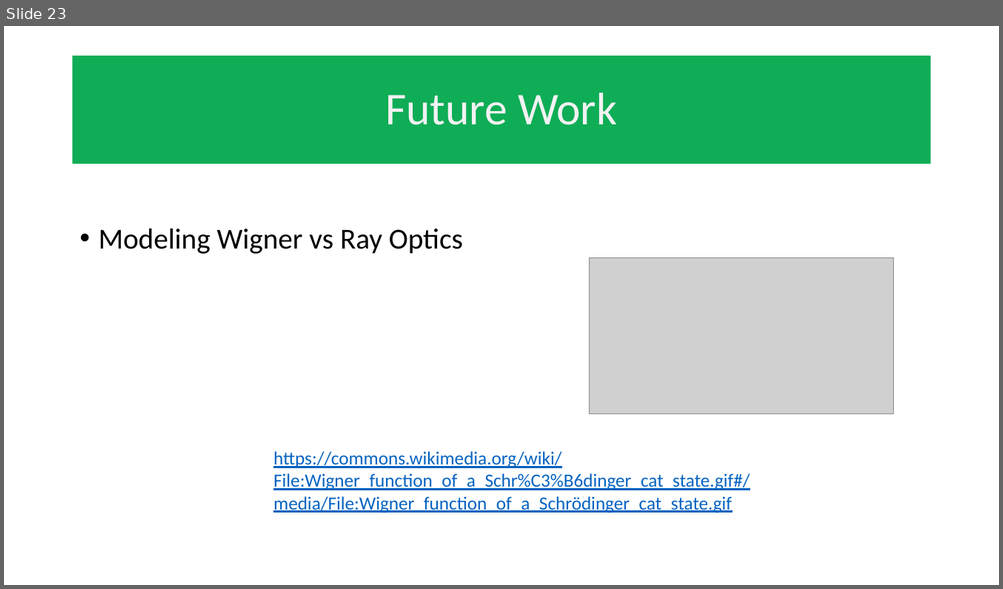
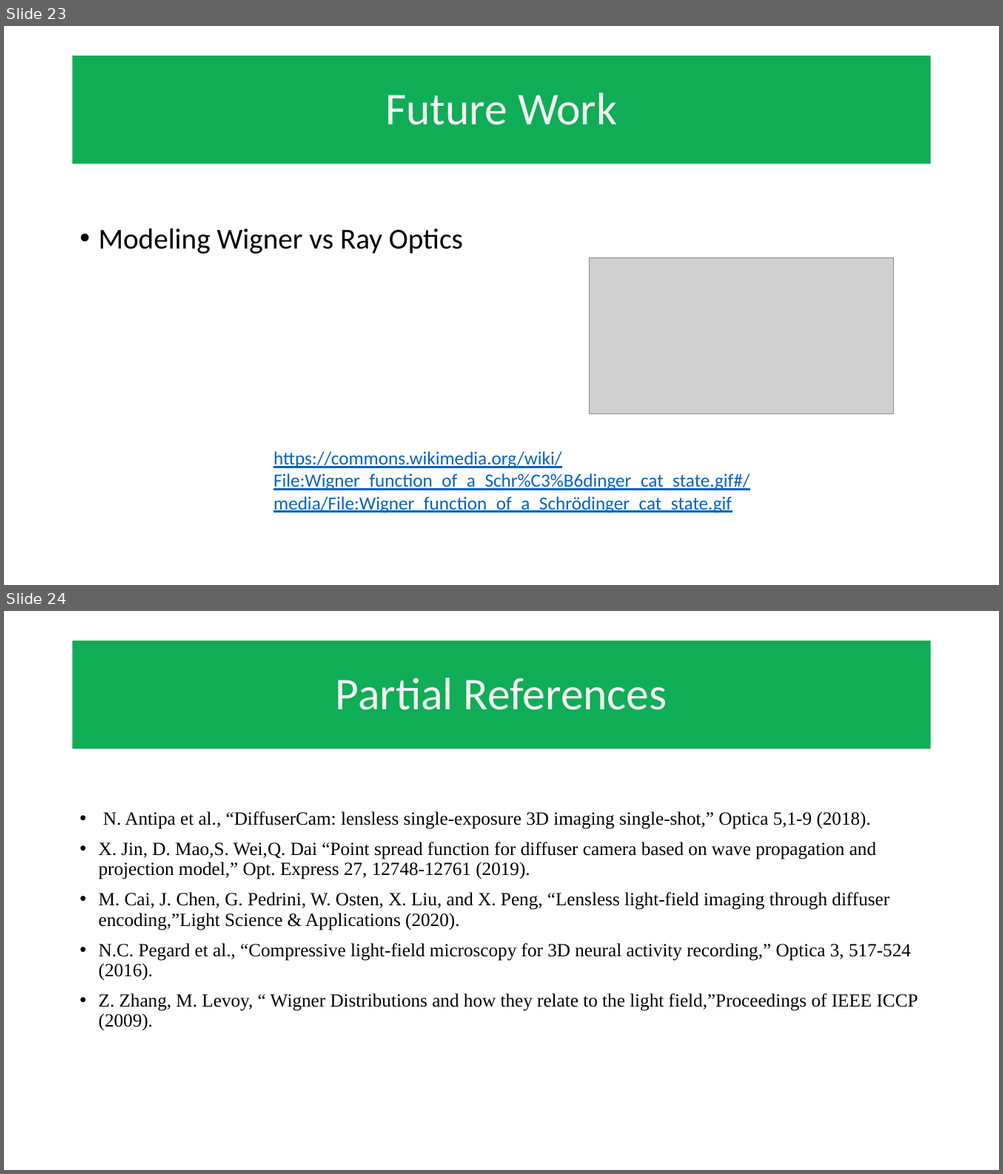
Before and after one commit to mathFPGAseek/und_eecs590_F21, a slide deck: diffuser_cam_20211202_rev1.pptx. Shown one above the other, each under a label of ours: slide 23 before the commit, slides 23 and 24 after it. The pictures are 1003x589 and 1003x1174 pixels, drawn with LibreOffice and Linux fonts; fonts in the diff are those of the drawing; grey boxes stand for pictures; background and template pictures are left out. Boxes give left, top, right and bottom in pixels: in the first picture for what was removed or moved away, otherwise in the second. Text is boxed around its words. In the diff, an @@ line names an element or a change of style, - is before the commit and + after.

```diff
--- a/diffuser_cam_20211202_rev1.pptx
+++ b/diffuser_cam_20211202_rev1.pptx
@@ slide 24 added at (4, 611, 999, 1170), background #FFFFFF @@
@@ title added at (73, 641, 930, 749), fill #0FAD56, 44 pt, text #F2F2F2 @@
+Partial References
@@ text added at (99, 812, 918, 1031), 18 pt, text #000000 @@
+• N. Antipa et al., “DiffuserCam: lensless single-exposure 3D imaging single-shot,” Optica 5,1-9 (2018).
+• X. Jin, D. Mao,S. Wei,Q. Dai “Point spread function for diffuser camera based on wave propagation and projection model,” Opt. Express 27, 12748-12761 (2019).
+• M. Cai, J. Chen, G. Pedrini, W. Osten, X. Liu, and X. Peng, “Lensless light-field imaging through diffuser encoding,”Light Science & Applications (2020).
+• N.C. Pegard et al., “Compressive light-field microscopy for 3D neural activity recording,” Optica 3, 517-524 (2016).
+• Z. Zhang, M. Levoy, “ Wigner Distributions and how they relate to the light field,”Proceedings of IEEE ICCP (2009).
```
Also in this commit, not shown: 4 slides changed, 5 other slides added, 8 slides removed.
